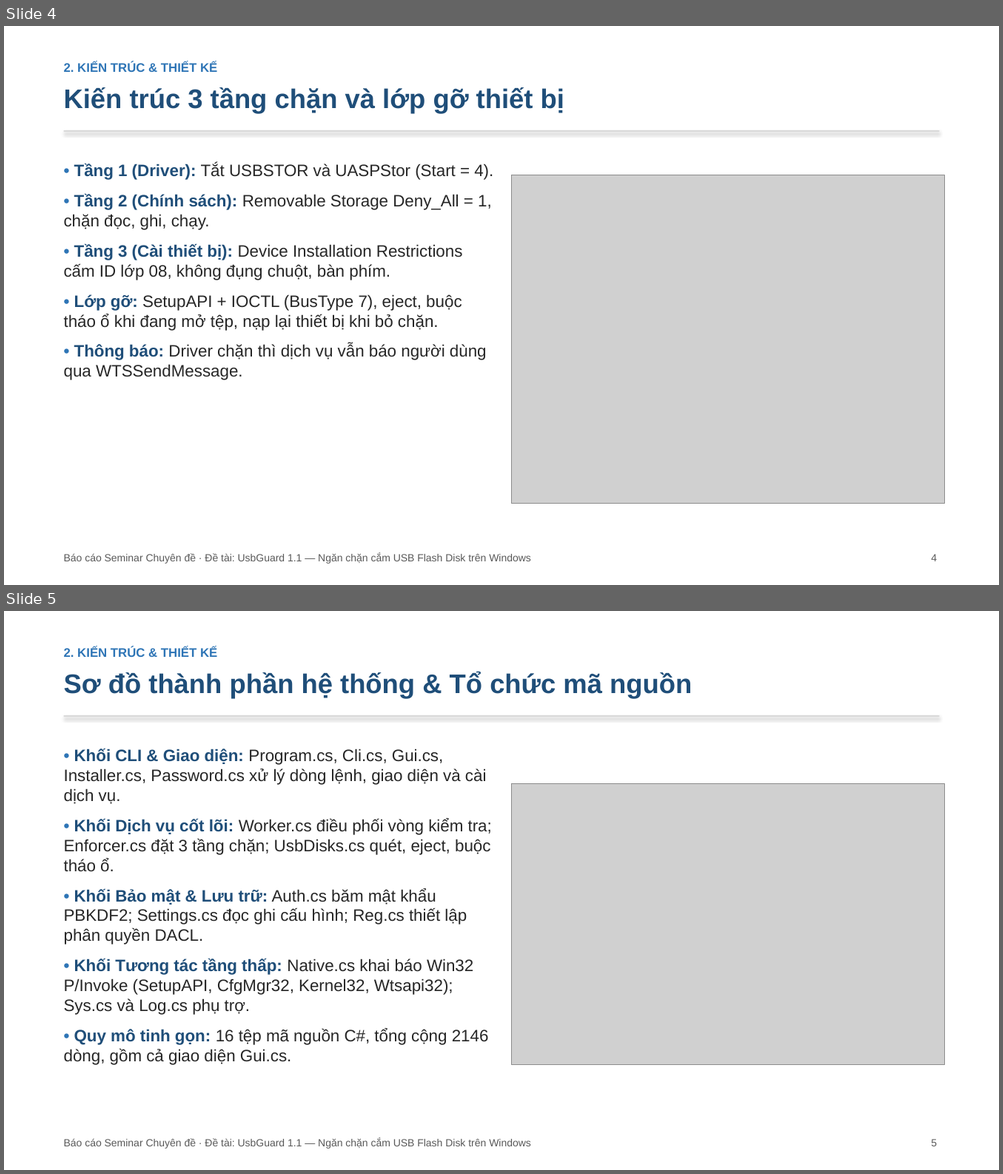
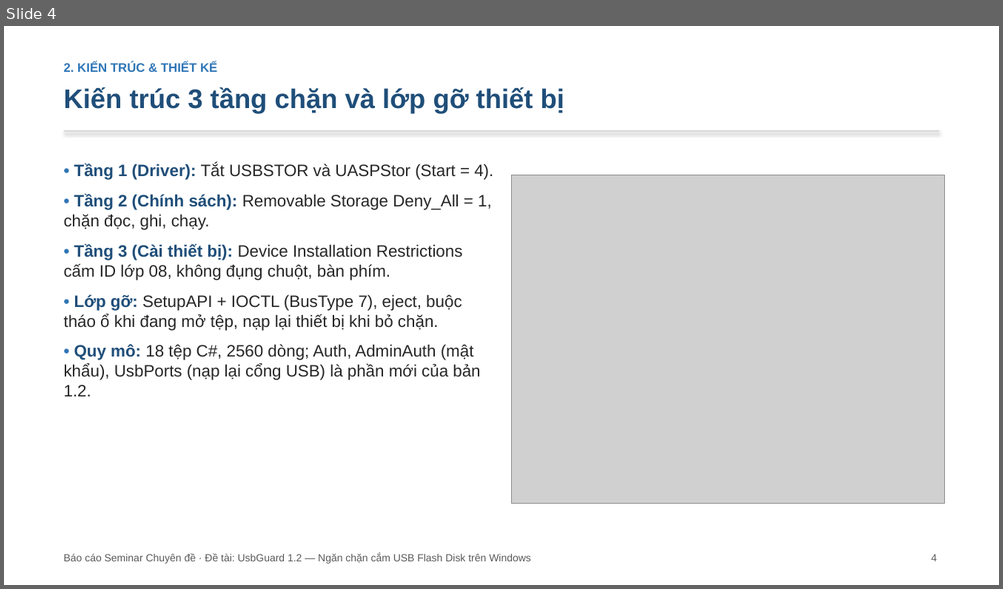
Before and after one commit to hungphamwp/usbguard, a slide deck: slide/SLIDE-UsbGuard.pptx. Shown one above the other, each under a label of ours: slides 4 and 5 before the commit, slide 4 after it. The pictures are 1003x1174 and 1003x589 pixels, drawn with LibreOffice and Linux fonts; fonts in the diff are those of the drawing; grey boxes stand for pictures. Boxes give left, top, right and bottom in pixels: in the first picture for what was removed or moved away, otherwise in the second. Text is boxed around its words. In the diff, an @@ line names an element or a change of style, - is before the commit and + after.

```diff
--- a/slide/SLIDE-UsbGuard.pptx
+++ b/slide/SLIDE-UsbGuard.pptx
@@ slide 5 removed at bbox=[4, 611, 999, 1170], background #FFFFFF @@
@@ text removed at bbox=[64, 647, 217, 657] @@
-2. KIẾN TRÚC & THIẾT KẾ
@@ text removed at bbox=[64, 672, 691, 699] @@
-Sơ đồ thành phần hệ thống & Tổ chức mã nguồn
@@ rectangle removed at bbox=[64, 715, 939, 717] @@
@@ text removed at bbox=[64, 749, 492, 1065] @@
-• Khối CLI & Giao diện: Program.cs, Cli.cs, Gui.cs, Installer.cs, Password.cs xử lý dòng lệnh, giao diện và cài dịch vụ.
-• Khối Dịch vụ cốt lõi: Worker.cs điều phối vòng kiểm tra; Enforcer.cs đặt 3 tầng chặn; UsbDisks.cs quét, eject, buộc tháo ổ.
-• Khối Bảo mật & Lưu trữ: Auth.cs băm mật khẩu PBKDF2; Settings.cs đọc ghi cấu hình; Reg.cs thiết lập phân quyền DACL.
-• Khối Tương tác tầng thấp: Native.cs khai báo Win32 P/Invoke (SetupAPI, CfgMgr32, Kernel32, Wtsapi32); Sys.cs và Log.cs phụ trợ.
-• Quy mô tinh gọn: 16 tệp mã nguồn C#, tổng cộng 2146 dòng, gồm cả giao diện Gui.cs.
@@ picture removed at bbox=[512, 783, 944, 1065] @@
@@ text removed at bbox=[64, 1139, 531, 1149] @@
-Báo cáo Seminar Chuyên đề · Đề tài: UsbGuard 1.1 — Ngăn chặn cắm USB Flash Disk trên Windows
@@ text removed at bbox=[930, 1139, 936, 1147] @@
-5
@@ slide 4 changed as well @@
@@ text at bbox=[64, 344, 480, 397]: text changed @@
-• Thông báo: Driver chặn thì dịch vụ vẫn báo người dùng qua WTSSendMessage.
+• Quy mô: 18 tệp C#, 2560 dòng; Auth, AdminAuth (mật khẩu), UsbPorts (nạp lại cổng USB) là phần mới của bản 1.2.
@@ text at bbox=[64, 554, 531, 564]: text changed @@
-Báo cáo Seminar Chuyên đề · Đề tài: UsbGuard 1.1 — Ngăn chặn cắm USB Flash Disk trên Windows
+Báo cáo Seminar Chuyên đề · Đề tài: UsbGuard 1.2 — Ngăn chặn cắm USB Flash Disk trên Windows
```
Also in this commit, not shown: 16 other slides changed, 2 slides added, 15 other files.
